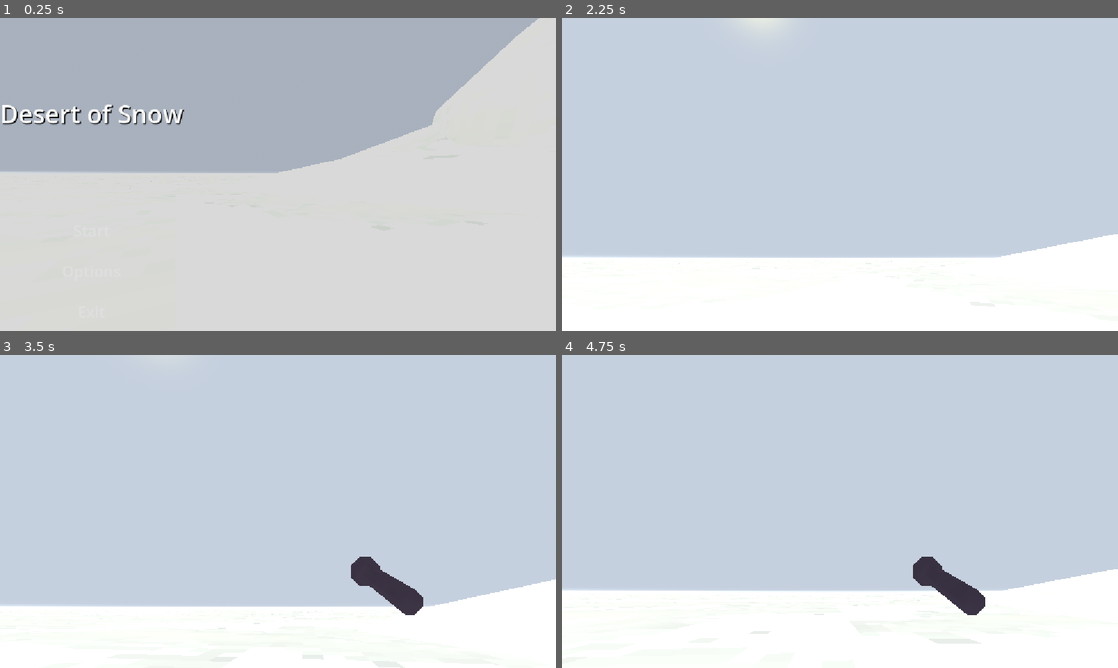
Above: before the commit, frames 1-4 (two rows, left to right).
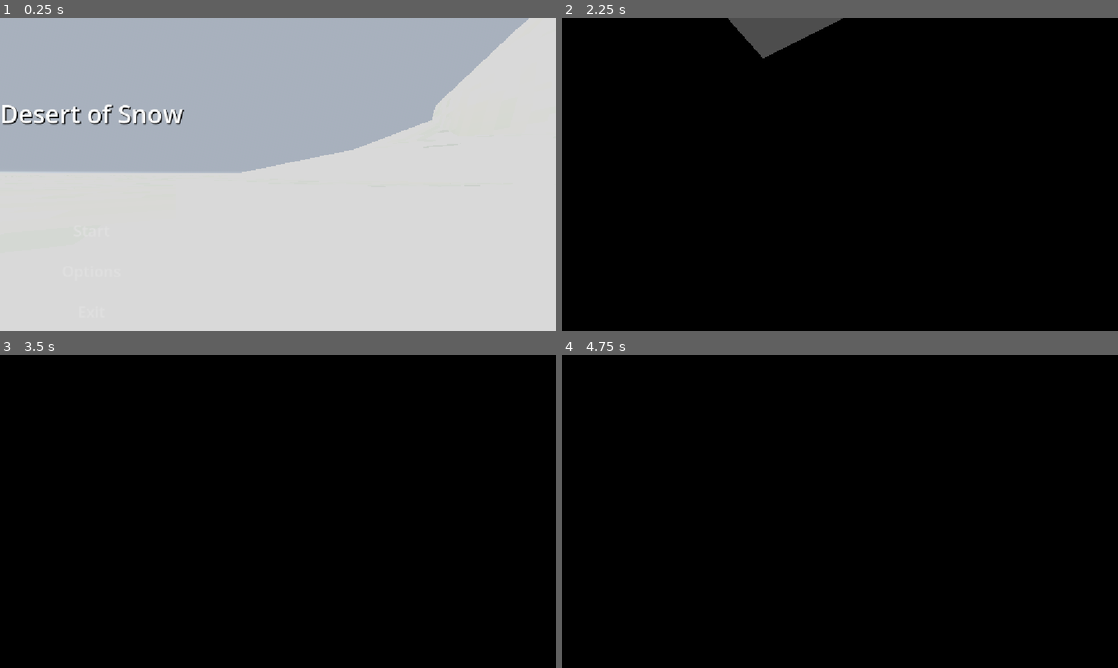
Above: after the commit, the same moments.

Repository: mortadelan/desert-of-snow
Game: Godot game, scene res://scenes/world.tscn
Same seed, same stepped clock (60 frames per second), same inputs: the game is played once before the commit and once after it.
Inputs (mouse positions are in pixels of both pictures, inside the frame that each line leads up to):
- Up to frame 1 (0.25 s): no input
- Up to frame 2 (2.25 s): click "Start" at 0.5 s; tap Enter at 1.25 s; move the mouse to (962, 158) at 1.27 s; hold D (move_right) 1.28-2.03 s; hold G (pull_out_flashlight) 1.28-2.03 s; move the mouse to (812, 174) at 2.02 s; hold W (move_forward) from 2.03 s (still down); tap G (pull_out_flashlight) at 2.1 s
- Up to frame 3 (3.5 s): keep holding W (move_forward); move the mouse to (289, 505) at 2.77 s; hold Shift (run) from 2.78 s (still down); tap G (pull_out_flashlight) at 3.05 s
- Up to frame 4 (4.75 s): keep holding W (move_forward); move the mouse to (834, 517) at 3.52 s; release Shift (run) at 3.53 s; tap F (switch_flashlight) at 3.6 s; tap G (pull_out_flashlight) at 3.8 s; tap Space at 4.25 s; move the mouse to (878, 514) at 4.27 s; hold G (pull_out_flashlight) from 4.28 s (still down)

The runs differ from the first frame. In frame 1, 1.0% of the frame differs, in the area x 43-97%, y 0-50%; in frame 2, 100%, in the area x 0-100%, y 0-100%; in frame 3, 100%; in frame 4, 100%.

Commit message:
added scene changergit add .  it's another node that can be referenced from Overlord, and it automatically changes the scene while repositioning the player to the appropriate position on the new scene.  it also emits two signals, scene_changed() and level_changed(), although I think only level_changed() will be used.  currently the flashlight is acting as a way to test this, this behaviour will be removed when the proper use for the scene changer is added

Diff:
--- a/scenes/world.tscn
+++ b/scenes/world.tscn
@@ -1,16 +1,11 @@
 [gd_scene format=3 uid="uid://uj4ad2dlwjvc"]
 
-[ext_resource type="PackedScene" uid="uid://8p2rggqksepc" path="res://scenes/outside.tscn" id="2_4wyf3"]
-[ext_resource type="PackedScene" uid="uid://bbttf4aa310n6" path="res://scenes/player/player.tscn" id="2_rwgxs"]
+[ext_resource type="Script" uid="uid://cve6lgjoslveh" path="res://scripts/scene_changer.gd" id="1_k0juu"]
 [ext_resource type="PackedScene" uid="uid://da57dkarqbdah" path="res://scenes/hud.tscn" id="5_71j4m"]
 
 [node name="world" type="Node3D" unique_id=214504218]
 
-[node name="level" type="Node3D" parent="." unique_id=684321163]
-
-[node name="player" parent="level" unique_id=575907329 instance=ExtResource("2_rwgxs")]
-transform = Transform3D(1, 0, 0, 0, 1, 0, 0, 0, 1, 0, 2, 0)
-
-[node name="outside" parent="level" unique_id=1936950172 instance=ExtResource("2_4wyf3")]
+[node name="scene_changer" type="Node3D" parent="." unique_id=684321163]
+script = ExtResource("1_k0juu")
 
 [node name="HUD" parent="." unique_id=105442634 instance=ExtResource("5_71j4m")]
--- a/scripts/overlord.gd
+++ b/scripts/overlord.gd
@@ -3,10 +3,12 @@
 signal player_check_in(player : Node)
 signal hud_check_in(hud : Node)
 signal level_check_in(level : Node)
+signal scene_changer_check_in(scene_changer : Node)
 
 var player : Node
 var hud : Node
 var level : Node
+var scene_changer : Node
 
 func _on_player_check_in(check_in : Node):
 	player = check_in
@@ -19,6 +21,10 @@
 func _on_level_check_in(check_in : Node):
 	level = check_in
 	level_check_in.emit(level)
+
+func _on_scene_changer_check_in(check_in :Node):
+	scene_changer = check_in
+	scene_changer_check_in.emit(scene_changer)
 
 func get_player():
 	if player == null:
@@ -34,3 +40,8 @@
 	if level == null:
 		await level_check_in
 	return level
+
+func get_scene_changer():
+	if scene_changer == null:
+		await scene_changer_check_in
+	return scene_changer
--- a/scripts/player/flashligght.gd
+++ b/scripts/player/flashligght.gd
@@ -4,8 +4,12 @@
 
 @onready var light = $SpotLight3D
 
+var test_scene = load("res://test.tscn")
+var scene_changer
+
 func _ready():
 	self.set_visible(false)
+	scene_changer = await Overlord.get_scene_changer()
 
 func switch():
 	# sound effect for flicking on/off?
@@ -22,6 +26,7 @@
 	if self.is_visible():
 		self.set_visible(false)
 		light.set_visible(false)
+		scene_changer.change_scene(test_scene)
 	else:
 		self.set_visible(true)
 		light.set_visible(state)
--- a/scripts/player/player.gd
+++ b/scripts/player/player.gd
@@ -14,6 +14,7 @@
 
 var hud : Node
 var level : Node
+var scene_changer : Node
 
 const FOOTSTEP_INTERVAL = 0.4
 
@@ -23,8 +24,13 @@
 
 func _ready():
 	hud = await Overlord.get_hud()
-	level = await Overlord.get_level()
+	_on_level_changed(await Overlord.get_level())
 	Overlord._on_player_check_in(self)
+	scene_changer = await Overlord.get_scene_changer()
+	scene_changer.connect("level_changed", _on_level_changed)
+
+func _on_level_changed(new_level):
+	level = new_level
 	if level.floor_type == level.Floor.SNOW:
 		audio.stream = footsteps_snow
 
--- /dev/null
+++ b/scripts/scene_changer.gd
@@ -0,0 +1,33 @@
+extends Node3D
+
+signal scene_changed(current_scene)
+signal level_changed(current_level)
+
+@export var initial_scene : PackedScene = preload("res://scenes/outside.tscn")
+@export var player_scene : PackedScene = preload("res://scenes/player/player.tscn")
+
+var current_scene : PackedScene = initial_scene
+var current_level : Node
+var player : Node
+
+func _ready():
+	Overlord._on_scene_changer_check_in(self)
+	spawn_scenes()
+
+func spawn_scenes():
+	current_level = current_scene.instantiate()
+	add_child(current_level)
+	scene_changed.emit(current_scene)
+	if player == null:
+		player = player_scene.instantiate()
+		add_child(player)
+	player.position = current_level.player_pos
+	level_changed.emit(current_level)
+
+func free_level():
+	current_level.queue_free()
+
+func change_scene(new_scene : PackedScene):
+	free_level()
+	current_scene = new_scene
+	spawn_scenes()
--- a/test.tscn
+++ b/test.tscn
@@ -15,6 +15,7 @@
 
 [node name="test" type="Node3D" unique_id=746018289]
 script = ExtResource("1_37kl0")
+player_pos = Vector3(0, 5, 0)
 floor_type = 1
 
 [node name="level_geometry" type="Node3D" parent="." unique_id=608771267]
Not shown, added: scripts/scene_changer.gd.uid
